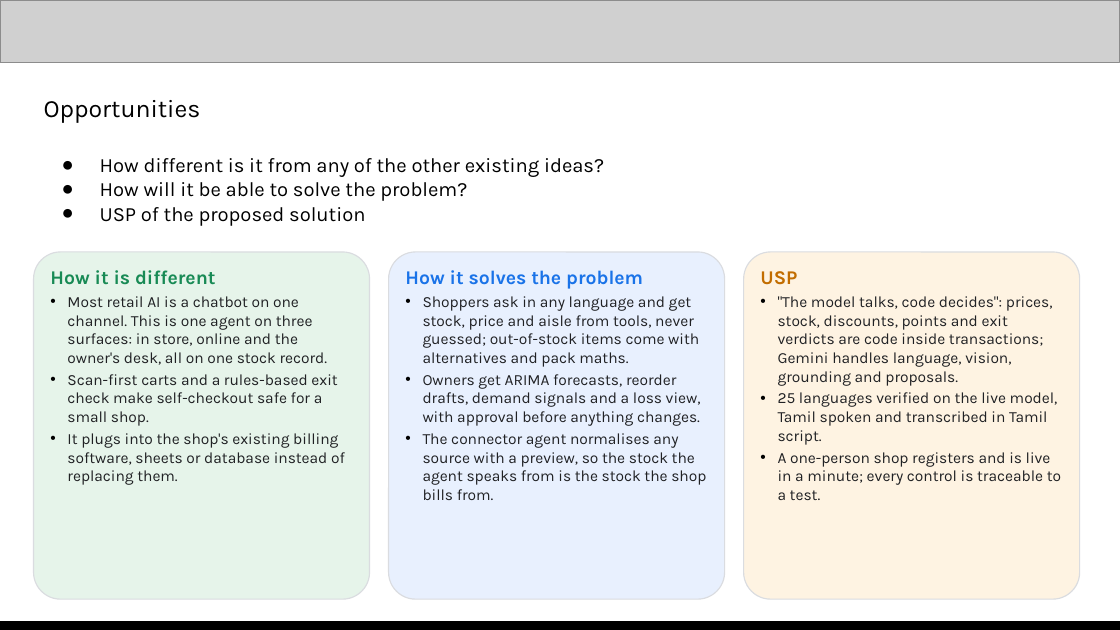
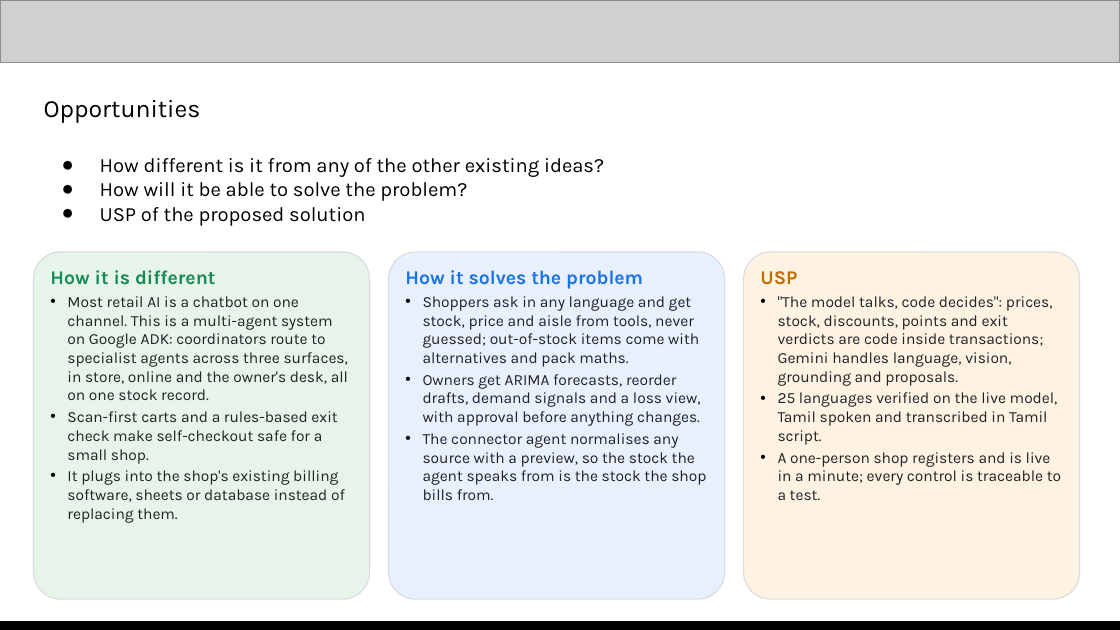
Before and after one commit to DSsathish/royalstack_aibuilderhackathon, a slide deck: slide 3 of Royal Stack | AI Builder Cup submission.pptx. Drawn at 1120x630 pixels with LibreOffice and Linux fonts; fonts in the diff are those of the drawing; grey boxes stand for pictures. Boxes give left, top, right and bottom in pixels: in the first picture for what was removed or moved away, otherwise in the second. Text is boxed around its words. In the diff, an @@ line names an element or a change of style, - is before the commit and + after.

```diff
--- a/Royal Stack | AI Builder Cup submission.pptx
+++ b/Royal Stack | AI Builder Cup submission.pptx
@@ text in rounded rectangle at <box>67,296,348,400</box>: text changed @@
-• Most retail AI is a chatbot on one channel. This is one agent on three surfaces: in store, online and the owner's desk, all on one stock record.
+• Most retail AI is a chatbot on one channel. This is a multi-agent system on Google ADK: coordinators route to specialist agents across three surfaces, in store, online and the owner's desk, all on one stock record.
```
Also in this commit, not shown: 4 other slides changed, 13 other files.
